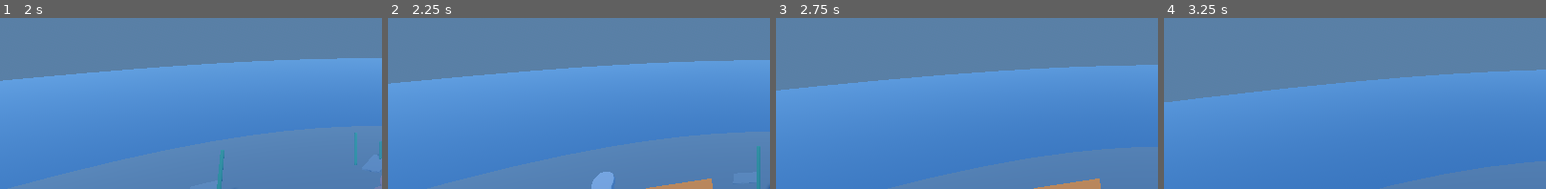
Above: before the commit, frames 1-4 (left to right).
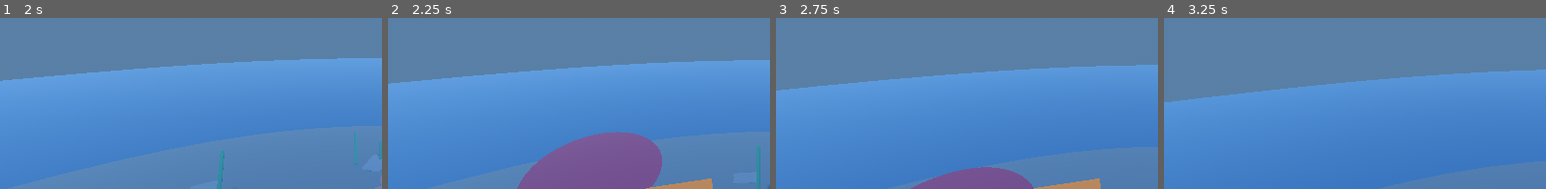
Above: after the commit, the same moments.

Repository: onebit-aidan-kris/scary-fish-jam
Game: Godot game, scene res://scenes/levels/fishing/fishing_level.tscn
Same seed, same stepped clock (60 frames per second), same inputs: the game is played once before the commit and once after it. This scene is started directly instead of the project's main scene.
Inputs (mouse positions are % of the whole screen's width and height, from its top left):
- Up to frame 1 (2 s): click "Start Game" at 0.5 s; move the mouse to (55, 37) at 1.27 s; hold W (move_forward) from 1.28 s (still down); hold Ctrl (crouch) from 1.28 s (still down); tap Space (jump) at 1.52 s
- Up to frame 2 (2.25 s): keep holding W (move_forward); move the mouse to (45, 38) at 2.02 s; release Ctrl (crouch) at 2.03 s; tap E (interact) at 2.1 s
- Up to frame 3 (2.75 s): keep holding W (move_forward); tap Space (jump) at 2.27 s
- Up to frame 4 (3.25 s): keep holding W (move_forward); move the mouse to (52, 35) at 2.77 s; hold Shift (sprint) from 2.78 s (still down)
The pictures show only the part of the screen within x 0-50%, y 50-100%; the shares and areas given below are measured in that part.

Frame 1 is identical in both runs. In frame 2, 9.6% of the frame differs, in the area x 33-72%, y 66-100%; in frame 3, 2.8%; in frame 4, nothing differs.

Commit message:
now to add a hostile fish

Diff:
--- /dev/null
+++ b/project/default_bus_layout.tres
@@ -0,0 +1,9 @@
+[gd_resource type="AudioBusLayout" format=3 uid="uid://bsu3h8t5c3lnj"]
+
+[resource]
+bus/1/name = &"Spooky bus 1"
+bus/1/solo = false
+bus/1/mute = false
+bus/1/bypass_fx = false
+bus/1/volume_db = 0.0
+bus/1/send = &"Master"
--- a/project/scenes/levels/fishing/fishing_level.tscn
+++ b/project/scenes/levels/fishing/fishing_level.tscn
@@ -7,7 +7,8 @@
 [ext_resource type="Script" uid="uid://dtcnjkf3aa1lv" path="res://scenes/levels/fishing/sonar_cone.gd" id="4_s276m"]
 [ext_resource type="Script" uid="uid://4gtx2q7jsi3x" path="res://scenes/levels/fishing/fish.gd" id="6_1ewjx"]
 [ext_resource type="AudioStream" uid="uid://dxrviqr8wqvij" path="res://assets/sounds/sonar_ping.mp3" id="6_58dmq"]
-[ext_resource type="Script" path="res://scenes/levels/fishing/patrol_behavior.gd" id="7_patrol"]
+[ext_resource type="Script" uid="uid://bk0gw6mycptk4" path="res://scenes/levels/fishing/patrol_behavior.gd" id="7_patrol"]
+[ext_resource type="AudioStream" uid="uid://bstgfyfprod26" path="res://assets/sounds/wind_standard.mp3" id="9_asivi"]
 
 [sub_resource type="ProceduralSkyMaterial" id="ProceduralSkyMaterial_fish"]
 sky_top_color = Color(0.35, 0.6, 0.85, 1)
@@ -56,23 +57,21 @@
 roughness = 0.75
 
 [sub_resource type="CylinderShape3D" id="BowShapePlaceholder_fish"]
-height = 1.0
 radius = 0.75
 
 [sub_resource type="CylinderMesh" id="BowMesh_fish"]
 top_radius = 0.0
 bottom_radius = 0.75
-height = 1.0
-
-[sub_resource type="CapsuleMesh" id="CapsuleMesh_1ewjx"]
-
-[sub_resource type="StandardMaterial3D" id="StandardMaterial3D_1ewjx"]
-
-[sub_resource type="CapsuleShape3D" id="FishCollision_1ewjx"]
 
 [sub_resource type="NavigationMesh" id="NavMesh_fish"]
 vertices = PackedVector3Array(0, -4, 0, 33, -4, 0, 28.578, -4, 16.5, 16.5, -4, 28.578, 0, -4, 33, -16.5, -4, 28.578, -28.578, -4, 16.5, -33, -4, 0, -28.578, -4, -16.5, -16.5, -4, -28.578, 0, -4, -33, 16.5, -4, -28.578, 28.578, -4, -16.5)
 polygons = [PackedInt32Array(0, 1, 2), PackedInt32Array(0, 2, 3), PackedInt32Array(0, 3, 4), PackedInt32Array(0, 4, 5), …(222 unchanged characters)…
+
+[sub_resource type="CapsuleMesh" id="CapsuleMesh_1ewjx"]
+
+[sub_resource type="StandardMaterial3D" id="StandardMaterial3D_1ewjx"]
+
+[sub_resource type="CapsuleShape3D" id="FishCollision_1ewjx"]
 
 [node name="FishingLevel" type="Node3D" unique_id=1521638617]
 script = ExtResource("2_level")
@@ -107,7 +106,7 @@
 surface_material_override/0 = SubResource("BoatMat_fish")
 
 [node name="Sonar" type="Area3D" parent="Boat" unique_id=1297578068]
-transform = Transform3D(9, 0, 0, 0, 5.4163356, -7.18772, 0, 7.18772, 5.4163356, 0, -2.5, -4.954)
+transform = Transform3D(9, 0, 0, 0, 5.4163356, -7.18772, 0, 7.18772, 5.4163356, 0, 0.2, -8.55)
 script = ExtResource("4_kspqj")
 
 [node name="CollisionShape3D" type="CollisionShape3D" parent="Boat/Sonar" unique_id=1787798045]
@@ -126,91 +125,102 @@
 transform = Transform3D(1, 0, 0, 0, 0.866, -0.5, 0, 0.5, 0.866, 0, 4, 6)
 current = true
 
+[node name="Wind" type="AudioStreamPlayer" parent="."]
+stream = ExtResource("9_asivi")
+autoplay = true
+volume_db = -6.0
+
 [node name="SeaFloorObjects" type="Node3D" parent="." unique_id=1412279391]
 
-[node name="NavigationRegion3D" type="NavigationRegion3D" parent="."]
+[node name="NavigationRegion3D" type="NavigationRegion3D" parent="." unique_id=289639125]
 navigation_mesh = SubResource("NavMesh_fish")
 
-[node name="PatrolPath1" type="Node3D" parent="."]
-
-[node name="A" type="Marker3D" parent="PatrolPath1"]
+[node name="PatrolPath1" type="Node3D" parent="." unique_id=277491243]
+
+[node name="A" type="Marker3D" parent="PatrolPath1" unique_id=2040042716]
 transform = Transform3D(1, 0, 0, 0, 1, 0, 0, 0, 1, -10, -4, -20)
 
-[node name="B" type="Marker3D" parent="PatrolPath1"]
+[node name="B" type="Marker3D" parent="PatrolPath1" unique_id=1758798383]
 transform = Transform3D(1, 0, 0, 0, 1, 0, 0, 0, 1, 10, -4, -15)
 
-[node name="C" type="Marker3D" parent="PatrolPath1"]
+[node name="C" type="Marker3D" parent="PatrolPath1" unique_id=926749470]
 transform = Transform3D(1, 0, 0, 0, 1, 0, 0, 0, 1, 5, -4, -25)
 
-[node name="PatrolPath2" type="Node3D" parent="."]
-
-[node name="A" type="Marker3D" parent="PatrolPath2"]
+[node name="PatrolPath2" type="Node3D" parent="." unique_id=2008975129]
+
+[node name="A" type="Marker3D" parent="PatrolPath2" unique_id=664845545]
 transform = Transform3D(1, 0, 0, 0, 1, 0, 0, 0, 1, 15, -4, 5)
 
-[node name="B" type="Marker3D" parent="PatrolPath2"]
+[node name="B" type="Marker3D" parent="PatrolPath2" unique_id=925490698]
 transform = Transform3D(1, 0, 0, 0, 1, 0, 0, 0, 1, 10, -4, 15)
 
-[node name="C" type="Marker3D" parent="PatrolPath2"]
+[node name="C" type="Marker3D" parent="PatrolPath2" unique_id=976003733]
 transform = Transform3D(1, 0, 0, 0, 1, 0, 0, 0, 1, 20, -4, 10)
 
-[node name="PatrolPath3" type="Node3D" parent="."]
-
-[node name="A" type="Marker3D" parent="PatrolPath3"]
+[node name="PatrolPath3" type="Node3D" parent="." unique_id=878340120]
+
+[node name="A" type="Marker3D" parent="PatrolPath3" unique_id=1110733014]
 transform = Transform3D(1, 0, 0, 0, 1, 0, 0, 0, 1, -20, -4, 5)
 
-[node name="B" type="Marker3D" parent="PatrolPath3"]
+[node name="B" type="Marker3D" parent="PatrolPath3" unique_id=1382162038]
 transform = Transform3D(1, 0, 0, 0, 1, 0, 0, 0, 1, -10, -4, 10)
 
-[node name="C" type="Marker3D" parent="PatrolPath3"]
+[node name="C" type="Marker3D" parent="PatrolPath3" unique_id=166413982]
 transform = Transform3D(1, 0, 0, 0, 1, 0, 0, 0, 1, -15, -4, -5)
 
-[node name="Fish1" type="CharacterBody3D" parent="."]
+[node name="Fish1" type="CharacterBody3D" parent="." unique_id=2116931594]
 transform = Transform3D(1, 0, 0, 0, 1, 0, 0, 0, 1, -10, -4, -20)
 script = ExtResource("6_1ewjx")
 patrol_path = NodePath("../PatrolPath1")
 
-[node name="NavigationAgent3D" type="NavigationAgent3D" parent="Fish1"]
-
-[node name="PatrolBehavior" type="Node" parent="Fish1"]
+[node name="NavigationAgent3D" type="NavigationAgent3D" parent="Fish1" unique_id=329993256]
+
+[node name="PatrolBehavior" type="Node" parent="Fish1" unique_id=1886188927]
 script = ExtResource("7_patrol")
 
-[node name="MeshInstance3D" type="MeshInstance3D" parent="Fish1"]
+[node name="MeshInstance3D" type="MeshInstance3D" parent="Fish1" unique_id=1953340606]
 mesh = SubResource("CapsuleMesh_1ewjx")
 surface_material_override/0 = SubResource("StandardMaterial3D_1ewjx")
 
-[node name="CollisionShape3D" type="CollisionShape3D" parent="Fish1"]
+[node name="CollisionShape3D" type="CollisionShape3D" parent="Fish1" unique_id=275143981]
 shape = SubResource("FishCollision_1ewjx")
 
-[node name="Fish2" type="CharacterBody3D" parent="."]
+[node name="Fish2" type="CharacterBody3D" parent="." unique_id=1460629891]
 transform = Transform3D(1, 0, 0, 0, 1, 0, 0, 0, 1, 15, -4, 5)
 script = ExtResource("6_1ewjx")
 patrol_path = NodePath("../PatrolPath2")
 
-[node name="NavigationAgent3D" type="NavigationAgent3D" parent="Fish2"]
-
-[node name="PatrolBehavior" type="Node" parent="Fish2"]
+[node name="NavigationAgent3D" type="NavigationAgent3D" parent="Fish2" unique_id=510881228]
+
+[node name="PatrolBehavior" type="Node" parent="Fish2" unique_id=177925924]
 script = ExtResource("7_patrol")
 
-[node name="MeshInstance3D" type="MeshInstance3D" parent="Fish2"]
+[node name="MeshInstance3D" type="MeshInstance3D" parent="Fish2" unique_id=1555449958]
 mesh = SubResource("CapsuleMesh_1ewjx")
 surface_material_override/0 = SubResource("StandardMaterial3D_1ewjx")
 
-[node name="CollisionShape3D" type="CollisionShape3D" parent="Fish2"]
+[node name="CollisionShape3D" type="CollisionShape3D" parent="Fish2" unique_id=1929489257]
 shape = SubResource("FishCollision_1ewjx")
 
-[node name="Fish3" type="CharacterBody3D" parent="."]
+[node name="Fish3" type="CharacterBody3D" parent="." unique_id=438467658]
 transform = Transform3D(1, 0, 0, 0, 1, 0, 0, 0, 1, -20, -4, 5)
 script = ExtResource("6_1ewjx")
 patrol_path = NodePath("../PatrolPath3")
 
-[node name="NavigationAgent3D" type="NavigationAgent3D" parent="Fish3"]
-
-[node name="PatrolBehavior" type="Node" parent="Fish3"]
+[node name="NavigationAgent3D" type="NavigationAgent3D" parent="Fish3" unique_id=1179597226]
+
+[node name="PatrolBehavior" type="Node" parent="Fish3" unique_id=1216271243]
 script = ExtResource("7_patrol")
 
-[node name="MeshInstance3D" type="MeshInstance3D" parent="Fish3"]
+[node name="MeshInstance3D" type="MeshInstance3D" parent="Fish3" unique_id=1920115997]
 mesh = SubResource("CapsuleMesh_1ewjx")
 surface_material_override/0 = SubResource("StandardMaterial3D_1ewjx")
 
-[node name="CollisionShape3D" type="CollisionShape3D" parent="Fish3"]
+[node name="CollisionShape3D" type="CollisionShape3D" parent="Fish3" unique_id=463349306]
 shape = SubResource("FishCollision_1ewjx")
+
+[node name="AudioStreamPlayer3D" type="AudioStreamPlayer3D" parent="." unique_id=433113643]
+transform = Transform3D(1, 0, 0, 0, 1, 0, 0, 0, 1, 9.231449, 2.5440874, 0)
+stream = ExtResource("9_asivi")
+volume_db = 34.491
+bus = &"Spooky bus 1"
Not shown, added: project/assets/sounds/wind_standard.mp3.import
Not shown, added: project/assets/sounds/wind_standard.mp3
